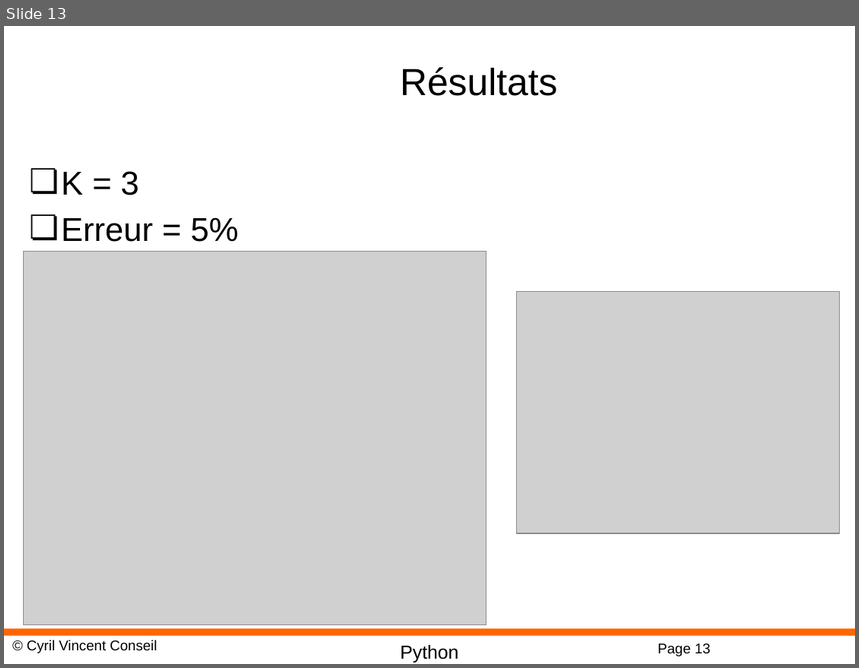
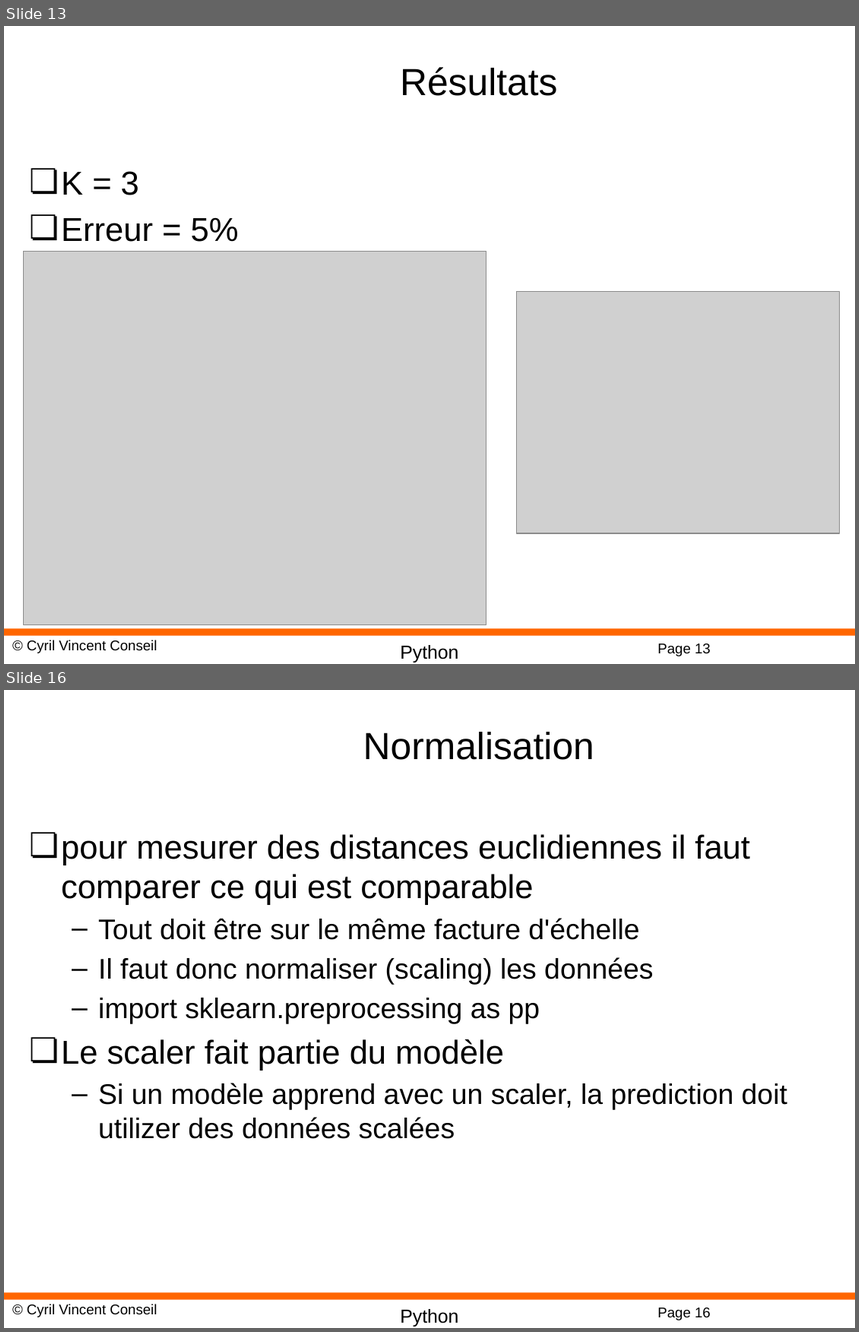
Before and after one commit to cyrilvincent/ML, a slide deck: PPT/MachineLearning14-KNN.pptx. Shown one above the other, each under a label of ours: slide 13 before the commit, slides 13 and 16 after it; the slides between them are not shown. The pictures are 859x668 and 859x1332 pixels, drawn with LibreOffice and Linux fonts; fonts in the diff are those of the drawing; grey boxes stand for pictures; background and template pictures are left out. Boxes give left, top, right and bottom in pixels: in the first picture for what was removed or moved away, otherwise in the second. Text is boxed around its words. In the diff, an @@ line names an element or a change of style, - is before the commit and + after.

```diff
--- a/PPT/MachineLearning14-KNN.pptx
+++ b/PPT/MachineLearning14-KNN.pptx
@@ slide 16 added at <box>4,690,855,1328</box>, background #FFFFFF; not listed: 4 template elements that a slide beside it also shows @@
@@ title added at <box>363,732,595,760</box>, 32 pt, text #000000 @@
+Normalisation
@@ text added at <box>61,834,788,1139</box>, 24 pt, text #000000 @@
+❏ pour mesurer des distances euclidiennes il faut comparer ce qui est comparable
+  – Tout doit être sur le même facture d'échelle
+  – Il faut donc normaliser (scaling) les données
+  – import sklearn.preprocessing as pp
+❏ Le scaler fait partie du modèle
+  – Si un modèle apprend avec un scaler, la prediction doit utilizer des données scalées
```
Also in this commit, not shown: 12 other slides added, 2 other files.
